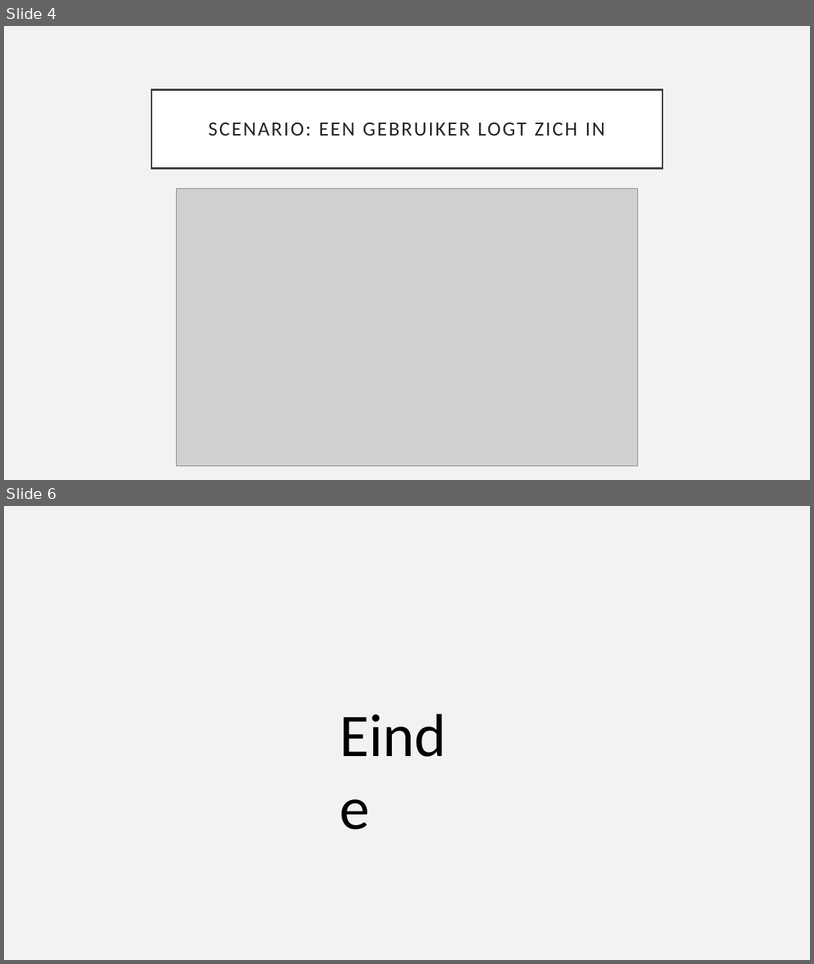
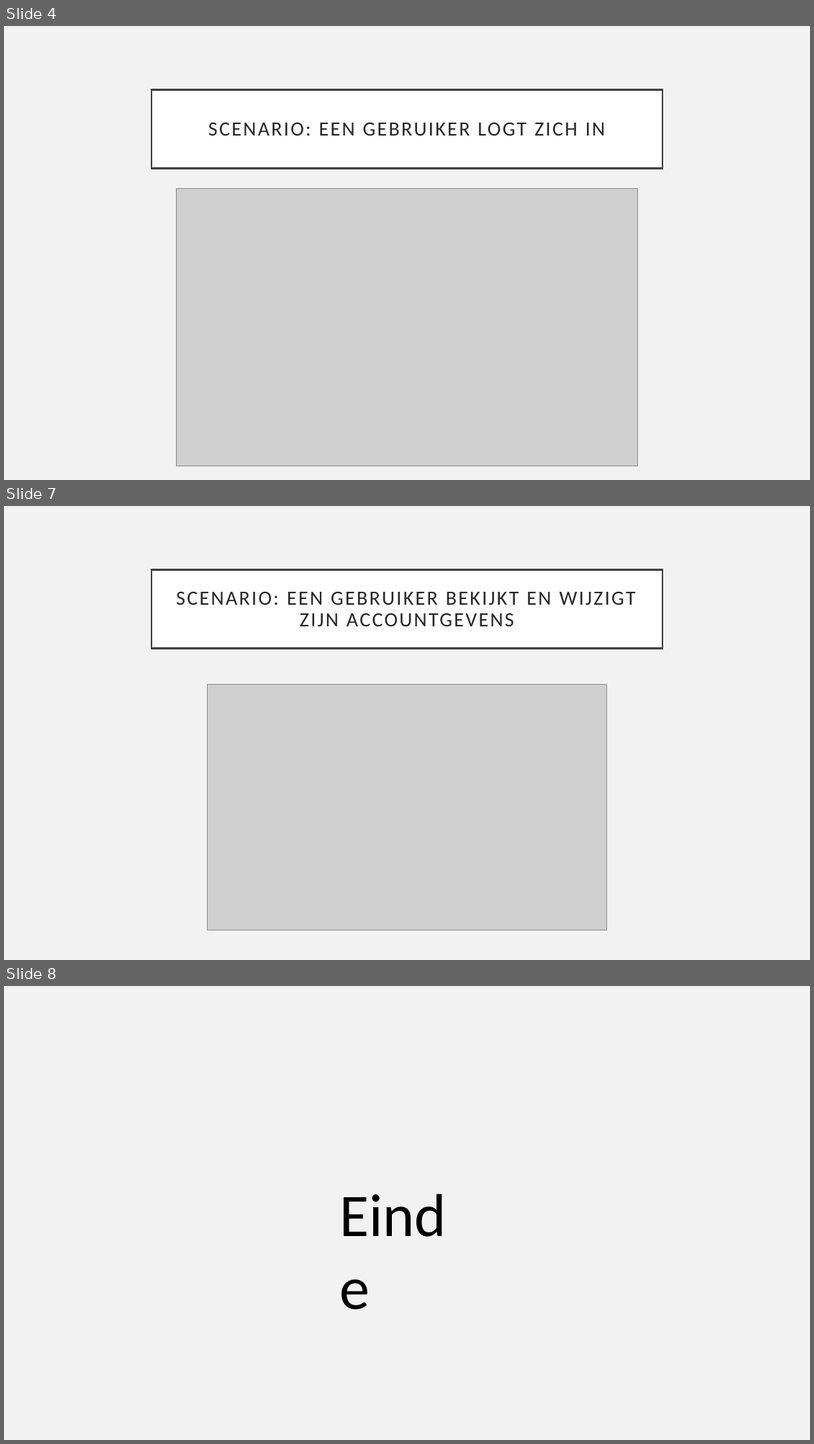
Before and after one commit to EfremGokinan/SoftwareTesting, a slide deck: Presentatie-Smart-App-Testing-Efrem.pptx. Shown one above the other, each under a label of ours: slides 4 and 6 before the commit, slides 4, 7 and 8 after it; the slides between them are not shown. The pictures are 814x964 and 814x1444 pixels, drawn with LibreOffice and Linux fonts; fonts in the diff are those of the drawing; grey boxes stand for pictures. Boxes give left, top, right and bottom in pixels: in the first picture for what was removed or moved away, otherwise in the second. Text is boxed around its words. In the diff, an @@ line names an element or a change of style, - is before the commit and + after.

```diff
--- a/Presentatie-Smart-App-Testing-Efrem.pptx
+++ b/Presentatie-Smart-App-Testing-Efrem.pptx
@@ slide 7 added at box(4, 506, 810, 960), background #F2F2F2 @@
@@ title added at box(152, 569, 663, 648), fill #FFFFFF, outline #404040 2.5 pt, 24 pt, text #262626 @@
+SCENARIO: EEN GEBRUIKER BEKIJKT EN WIJZIGT ZIJN ACCOUNTGEVENS
@@ picture added at box(208, 685, 607, 930) @@
@@ what was slide 6 is now slide 8 @@
```
Also in this commit, not shown: 2 slides changed, 1 other slide added, 3 other files.
